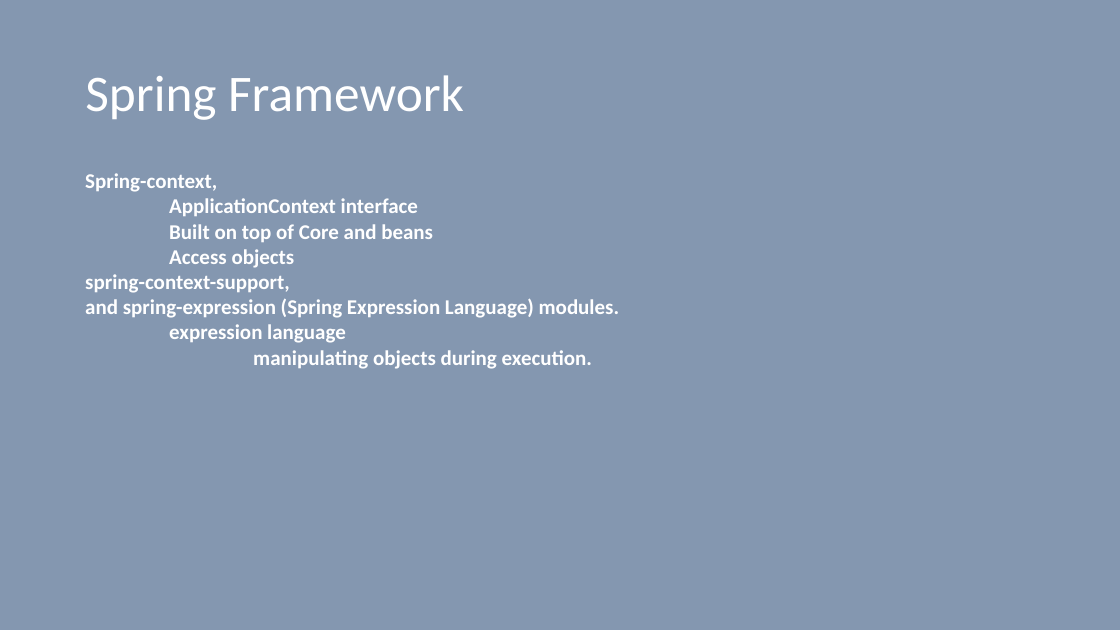
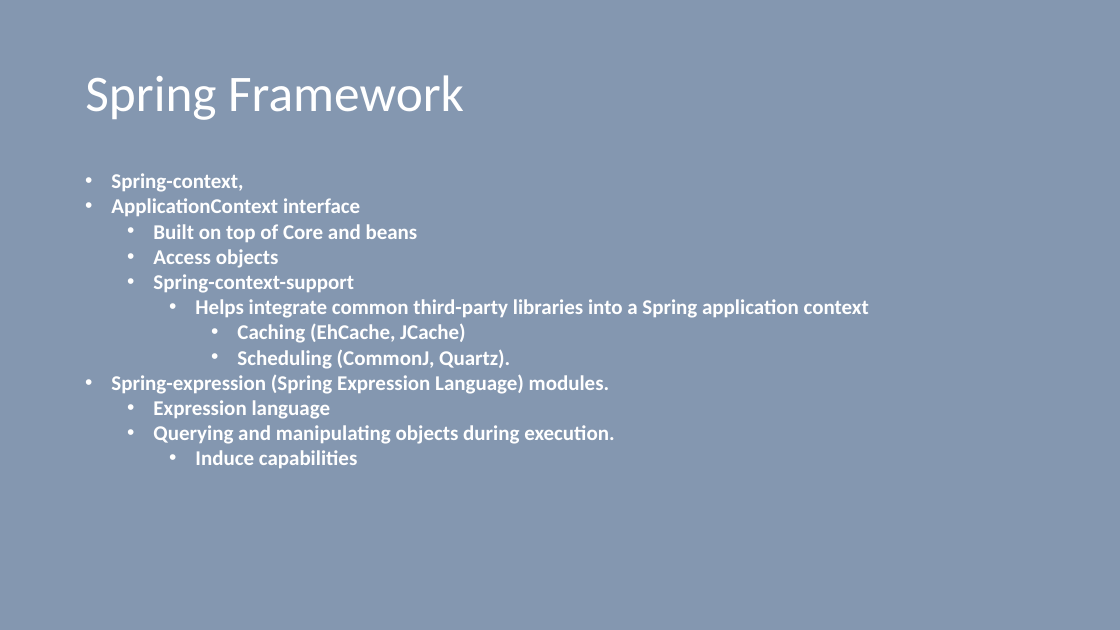
Before and after one commit to vilasvarghese/microservices, a slide deck: slide 11 of training/day1/3SpringBootDay1And2.pptx (slide 6 before the commit). Drawn at 1120x630 pixels with LibreOffice and Linux fonts; fonts in the diff are those of the drawing. Boxes give left, top, right and bottom in pixels: in the first picture for what was removed or moved away, otherwise in the second. Text is boxed around its words. In the diff, an @@ line names an element or a change of style, - is before the commit and + after.

```diff
--- a/training/day1/3SpringBootDay1And2.pptx
+++ b/training/day1/3SpringBootDay1And2.pptx
@@ text at (x1=111, y1=173, x2=418, y2=268): bullet none to •; list level 1 to 2 in "Built on top of Core ..."; list level 1 to 2 in "Access objects" @@
@@ text at (x1=111, y1=274, x2=869, y2=468): text changed @@
-spring-context-support,
-and spring-expression (Spring Expression Language) modules.
-expression language
-manipulating objects during execution.
+  • Spring-context-support
+    • Helps integrate common third-party libraries into a Spring application context
+      • Caching (EhCache, JCache)
+      • Scheduling (CommonJ, Quartz).
+• Spring-expression (Spring Expression Language) modules.
+  • Expression language
+  • Querying and manipulating objects during execution.
+    • Induce capabilities
```
Also in this commit, not shown: 4 other slides changed, 8 slides added, 1 slide removed, 31 other files.
